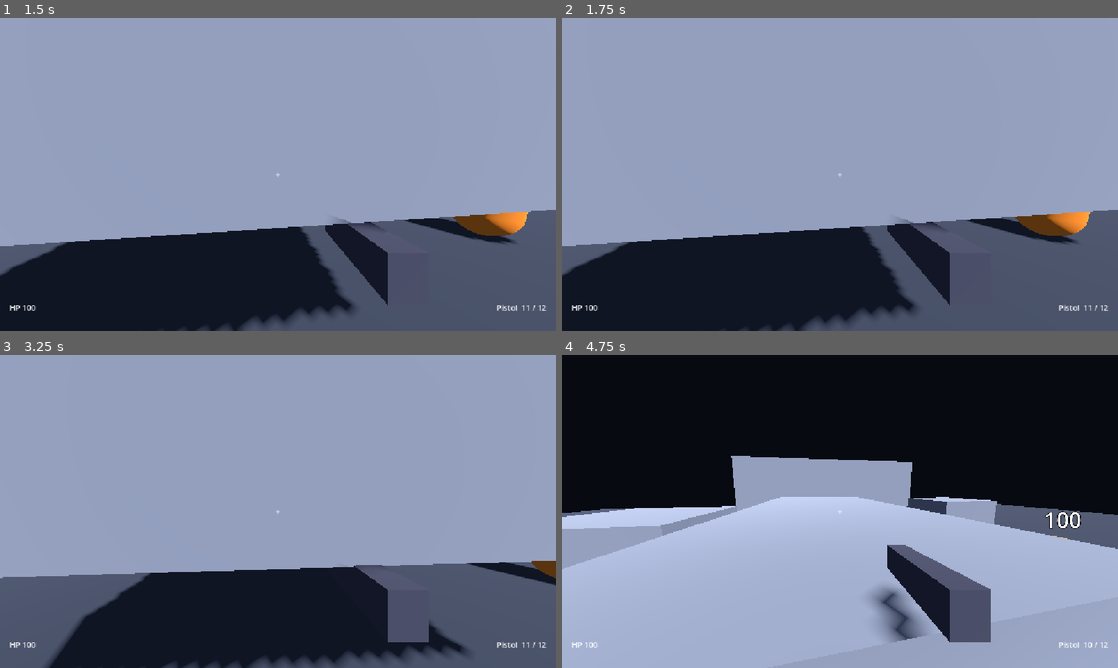
Above: before the commit, frames 1-4 (two rows, left to right).
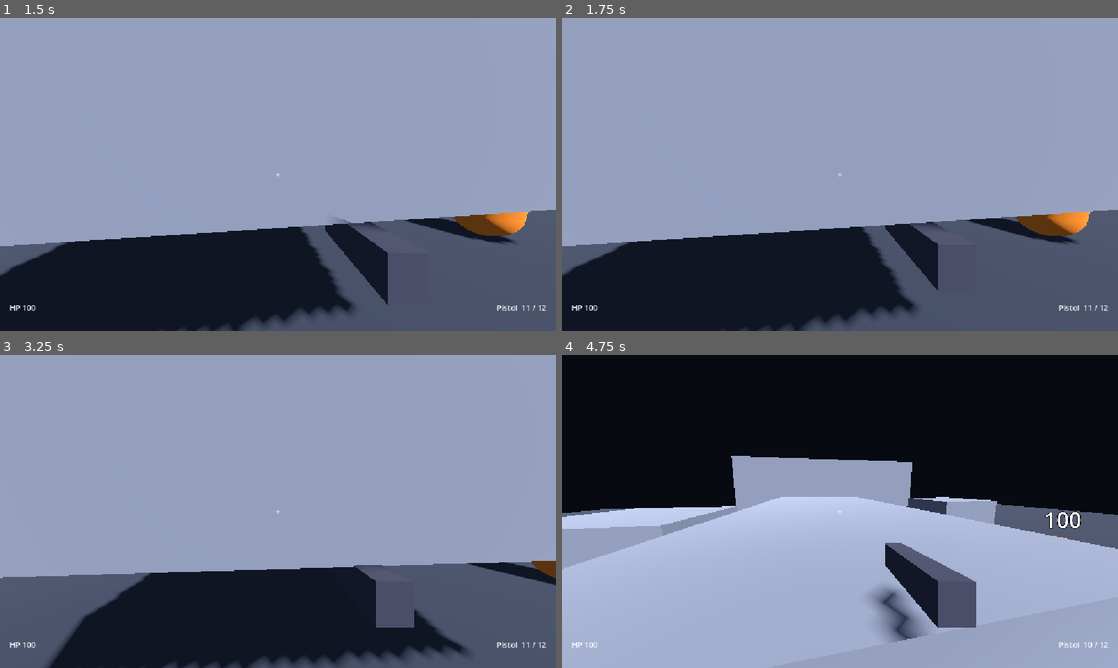
Above: after the commit, the same moments.

Repository: kyaminq-ui/Strata_FPS
Game: Godot game, scene res://game/main.tscn
Same seed, same stepped clock (60 frames per second), same inputs: the game is played once before the commit and once after it.
Inputs (mouse positions are in pixels of both pictures, inside the frame that each line leads up to):
- Up to frame 1 (1.5 s): click "Solo" at 0.5 s; tap Enter at 1.25 s; move the mouse to (305, 174) at 1.27 s; hold W (move_forward) from 1.28 s (still down); tap Shift (dash) at 1.35 s; click (305, 174) at 1.42 s
- Up to frame 2 (1.75 s): keep holding W (move_forward); tap Space (jump) at 1.52 s; tap V (melee, bound only after the commit) at 1.55 s
- Up to frame 3 (3.25 s): keep holding W (move_forward); tap Space (jump) at 1.82, 2.27, 2.57 s; move the mouse to (250, 511) at 2.02 s; tap V (melee, bound only after the commit) at 2.1, 3.05 s; tap Shift (dash) at 2.3, 2.85 s; move the mouse to (289, 505) at 2.77 s
- Up to frame 4 (4.75 s): keep holding W (move_forward); move the mouse to (834, 517) at 3.52 s; click (834, 517) at 3.6 s; tap Space (jump) at 3.77, 4.07, 4.52 s; tap Shift (dash) at 3.8 s; move the mouse to (878, 514) at 4.27 s; hold E (interact) from 4.28 s (still down); tap V (melee, bound only after the commit) at 4.55 s

Frame 1 is identical in both runs. In frame 2, 0.4% of the frame differs, in the area x 58-70%, y 64-92%; in frame 3, 0.7%; in frame 4, 1.1%, in the area x 58-78%, y 60-92%.

Commit message:
Melee: quick strike, dash-melee bonus, finisher, host-resolved
Co-Authored-By: Claude Sonnet 5 <noreply@anthropic.com>

Diff:
--- a/game/player/movement_config.gd
+++ b/game/player/movement_config.gd
@@ -19,6 +19,7 @@
 @export var dash_distance: float = 6.0
 @export var dash_duration: float = 0.18
 @export var dash_cooldown: float = 0.8
+@export var dash_melee_window: float = 0.5  # après le début du dash : mêlée renforcée
 
 @export_group("Couche E - Slide")
 @export var slide_min_entry_speed: float = 5.0
--- a/game/player/player.gd
+++ b/game/player/player.gd
@@ -19,6 +19,7 @@
 var net_pitch: float
 var net_sliding: bool
 var net_weapon := 0  # index dans WeaponController.loadout
+var net_dashing := false  # dash récent (fenêtre dash -> mêlée), lu par le host
 
 ## Lus par les états de mouvement (autorité seulement).
 var wish_dir := Vector3.ZERO
@@ -32,6 +33,7 @@
 
 @onready var crouch: PlayerCrouch = $Crouch
 @onready var weapon: WeaponController = $Weapon
+@onready var melee: MeleeController = $Melee
 @onready var health: HealthComponent = $Health
 @onready var life: PlayerLife = $Life
 @onready var reviver: PlayerReviver = $Reviver
@@ -172,6 +174,7 @@
 	net_yaw = rotation.y
 	net_pitch = _head.rotation.x
 	net_sliding = _state.name == &"Slide"
+	net_dashing = dash_cooldown_left > config.dash_cooldown - config.dash_melee_window
 
 
 func _process(delta: float) -> void:
--- a/game/player/player.tscn
+++ b/game/player/player.tscn
@@ -15,6 +15,8 @@
 [ext_resource type="Script" path="res://game/components/health_component.gd" id="13"]
 [ext_resource type="Resource" path="res://game/weapons/shotgun.tres" id="14"]
 [ext_resource type="Script" path="res://game/weapons/weapon_data.gd" id="15"]
+[ext_resource type="Script" path="res://game/weapons/melee_controller.gd" id="16"]
+[ext_resource type="Resource" path="res://game/weapons/default_melee.tres" id="17"]
 
 [sub_resource type="CapsuleShape3D" id="shape"]
 radius = 0.4
@@ -53,6 +55,9 @@
 properties/4/path = NodePath(".:net_weapon")
 properties/4/spawn = false
 properties/4/replication_mode = 1
+properties/5/path = NodePath(".:net_dashing")
+properties/5/spawn = false
+properties/5/replication_mode = 1
 
 [sub_resource type="SceneReplicationConfig" id="server_replication"]
 properties/0/path = NodePath("Health:health")
@@ -146,6 +151,10 @@
 script = ExtResource("8")
 loadout = Array[ExtResource("15")]([ExtResource("9"), ExtResource("14")])
 
+[node name="Melee" type="Node" parent="."]
+script = ExtResource("16")
+config = ExtResource("17")
+
 [node name="Health" type="Node" parent="."]
 script = ExtResource("13")
 
--- a/game/ui/player_hud.gd
+++ b/game/ui/player_hud.gd
@@ -20,6 +20,7 @@
 	weapon.weapon_changed.connect(func(w: WeaponData) -> void: _weapon_name = w.display_name)
 	_weapon_name = weapon.data.display_name
 	weapon.hit_confirmed.connect(_on_hit_confirmed)
+	player.melee.hit_confirmed.connect(_on_hit_confirmed)
 	_on_ammo_changed(weapon.ammo, weapon.data.magazine_size)
 
 
--- /dev/null
+++ b/game/weapons/default_melee.tres
@@ -0,0 +1,6 @@
+[gd_resource type="Resource" script_class="MeleeConfig" load_steps=2 format=3]
+
+[ext_resource type="Script" path="res://game/weapons/melee_config.gd" id="1"]
+
+[resource]
+script = ExtResource("1")
--- /dev/null
+++ b/game/weapons/melee_config.gd
@@ -0,0 +1,15 @@
+class_name MeleeConfig
+extends Resource
+## Métriques de la mêlée (GDD §4) : coup rapide, bonus après dash, finisseur simple.
+## Source unique : default_melee.tres.
+
+@export var damage: float = 40.0
+@export var range: float = 2.4
+@export_range(1.0, 90.0) var half_angle_degrees: float = 50.0
+@export var cooldown: float = 0.55
+@export var swing_time: float = 0.2
+@export_group("Dash -> mêlée")
+@export var dash_damage_multiplier: float = 1.5
+@export var dash_range_bonus: float = 1.0
+@export_group("Finisseur")
+@export_range(0.0, 1.0) var finisher_health_fraction: float = 0.3
--- /dev/null
+++ b/game/weapons/melee_controller.gd
@@ -0,0 +1,147 @@
+class_name MeleeController
+extends Node
+## Mêlée d'un joueur : coup rapide au contact, plus fort et de plus longue portée juste
+## après un dash, finisseur sur cible affaiblie. Même modèle que le tir : le propriétaire
+## lance le coup (animation immédiate) et prévient le HOST, qui résout la cible (cône +
+## ligne de vue), valide cadence/origine/tireur, applique les dégâts et confirme.
+
+signal hit_confirmed(killed: bool)
+signal swing_started  # coup joué sur ce joueur (soi ou un autre) : animation cosmétique
+
+const ENEMY_MASK := 4  # couche 3
+const WORLD_MASK := 1
+const HEAD_HEIGHT := 1.6
+const TARGET_HEIGHT := 0.9  # centre approximatif d'une cible (pieds + 0.9 m)
+const RANGE_SLACK := 0.5  # tient compte du rayon des cibles
+const SERVER_ORIGIN_TOLERANCE := 5.0
+const SERVER_RATE_TOLERANCE := 0.8
+const PUNCH_DISTANCE := 0.25
+
+@export var config: MeleeConfig
+
+var _cooldown_left := 0.0
+var _server_last_msec := -100000
+var _viewmodel_base := Vector3.ZERO
+var _gun_base := Vector3.ZERO
+var _tween: Tween
+
+@onready var _player: Player = get_parent()
+@onready var _weapon: WeaponController = $"../Weapon"
+@onready var _viewmodel: Node3D = _player.get_node("Head/Camera3D/Viewmodel")
+@onready var _gun_mesh: Node3D = _player.get_node("Head/GunMesh")
+
+
+func _ready() -> void:
+	_viewmodel_base = _viewmodel.position
+	_gun_base = _gun_mesh.position
+
+
+func _physics_process(delta: float) -> void:
+	if not _player.is_multiplayer_authority():
+		return
+	_cooldown_left = maxf(_cooldown_left - delta, 0.0)
+	if _player.can_act() and _cooldown_left <= 0.0 and Input.is_action_just_pressed("melee"):
+		_swing()
+
+
+func _swing() -> void:
+	_cooldown_left = config.cooldown
+	_weapon.block_for(config.swing_time)
+	_play_swing()
+	var camera := _player.camera
+	var origin := camera.global_position
+	var direction := -camera.global_basis.z
+	if multiplayer.is_server():
+		_server_melee(multiplayer.get_unique_id(), origin, direction)
+	else:
+		server_melee.rpc_id(1, origin, direction)
+
+
+@rpc("any_peer", "call_remote", "reliable")
+func server_melee(origin: Vector3, direction: Vector3) -> void:
+	if multiplayer.is_server():
+		_server_melee(multiplayer.get_remote_sender_id(), origin, direction)
+
+
+func _server_melee(shooter_id: int, origin: Vector3, direction: Vector3) -> void:
+	if shooter_id != _player.get_multiplayer_authority() or direction.is_zero_approx():
+		return
+	var now := Time.get_ticks_msec()
+	if now - _server_last_msec < config.cooldown * 1000.0 * SERVER_RATE_TOLERANCE:
+		return
+	if origin.distance_to(_player.net_position + Vector3.UP * HEAD_HEIGHT) > SERVER_ORIGIN_TOLERANCE:
+		return
+	_server_last_msec = now
+
+	var after_dash := _player.net_dashing
+	var reach := config.range + (config.dash_range_bonus if after_dash else 0.0)
+	var target := _find_target(origin, direction.normalized(), reach)
+	var health := target.get_node_or_null("Health") as HealthComponent if target else null
+	if health:
+		var damage := config.damage * (config.dash_damage_multiplier if after_dash else 1.0)
+		if health.health <= health.max_health * config.finisher_health_fraction:
+			damage = health.max_health  # finisseur
+		var killed := health.take_damage(damage, shooter_id)
+		if shooter_id == multiplayer.get_unique_id():
+			hit_confirmed.emit(killed)
+		else:
+			confirm_hit.rpc_id(shooter_id, killed)
+	if shooter_id != multiplayer.get_unique_id():
+		_play_swing()
+	if not multiplayer.get_peers().is_empty():
+		show_melee.rpc()
+
+
+## Cible ennemie la plus proche dans le cône devant `direction`, sans obstacle du monde entre les deux.
+func _find_target(origin: Vector3, direction: Vector3, reach: float) -> Node3D:
+	var space := _player.get_world_3d().direct_space_state
+	var sphere := SphereShape3D.new()
+	sphere.radius = reach * 0.5 + RANGE_SLACK
+	var query := PhysicsShapeQueryParameters3D.new()
+	query.shape = sphere
+	query.transform = Transform3D(Basis.IDENTITY, origin + direction * reach * 0.5)
+	query.collision_mask = ENEMY_MASK
+	var min_dot := cos(deg_to_rad(config.half_angle_degrees))
+	var best: Node3D = null
+	var best_distance := INF
+	for result in space.intersect_shape(query, 16):
+		var candidate := result.collider as Node3D
+		if candidate == null:
+			continue
+		var center := candidate.global_position + Vector3.UP * TARGET_HEIGHT
+		var to_target := center - origin
+		var distance := to_target.length()
+		if distance > reach + RANGE_SLACK or direction.dot(to_target / distance) < min_dot:
+			continue
+		if not space.intersect_ray(PhysicsRayQueryParameters3D.create(origin, center, WORLD_MASK)).is_empty():
+			continue  # mur entre nous
+		if distance < best_distance:
+			best = candidate
+			best_distance = distance
+	return best
+
+
+@rpc("any_peer", "call_remote", "reliable")
+func confirm_hit(killed: bool) -> void:
+	if multiplayer.get_remote_sender_id() == 1:
+		hit_confirmed.emit(killed)
+
+
+@rpc("any_peer", "call_remote", "unreliable")
+func show_melee() -> void:
+	if multiplayer.get_remote_sender_id() == 1 and not _player.is_multiplayer_authority():
+		_play_swing()
+
+
+## Coup cosmétique : le viewmodel (soi) ou le modèle d'arme (autres) part vers l'avant puis revient.
+func _play_swing() -> void:
+	swing_started.emit()
+	var mine := _player.is_multiplayer_authority()
+	var view := _viewmodel if mine else _gun_mesh
+	var base_z := (_viewmodel_base if mine else _gun_base).z
+	if _tween:
+		_tween.kill()
+	view.position.z = base_z
+	_tween = create_tween()
+	_tween.tween_property(view, "position:z", base_z - PUNCH_DISTANCE, config.swing_time * 0.4)
+	_tween.tween_property(view, "position:z", base_z, config.swing_time * 0.6)
--- a/game/weapons/weapon_controller.gd
+++ b/game/weapons/weapon_controller.gd
@@ -77,6 +77,11 @@
 			_fire()
 		else:
 			_start_reload()
+
+
+## Empêche de tirer pendant `seconds` (ex. coup de mêlée).
+func block_for(seconds: float) -> void:
+	_cooldown_left = maxf(_cooldown_left, seconds)
 
 
 func _handle_switch_input() -> void:
--- a/project.godot
+++ b/project.godot
@@ -94,6 +94,11 @@
 "events": [Object(InputEventMouseButton,"resource_local_to_scene":false,"resource_name":"","device":-1,"window_id":0,"a …(615 unchanged characters)…
 }
 
+melee={
+"deadzone": 0.2,
+"events": [Object(InputEventKey,"resource_local_to_scene":false,"resource_name":"","device":-1,"window_id":0,"alt_pressed":false,"shift_pressed":false,"ctrl_pressed":false,"meta_pressed":false,"pressed":false,"keycode":0,"physical_keycode":86,"key_label":0,"unicode":0,"location":0,"echo":false,"script":null)]
+}
+
 [physics]
 
 3d/physics_engine="Jolt Physics"
--- /dev/null
+++ b/tests/net_probe_melee.gd
@@ -0,0 +1,49 @@
+extends SceneTree
+## Sonde de test réseau (headless) : le client se place devant Dummy1 et frappe 3 fois
+## (mêlée). Affiche les hits confirmés, la santé vue et les coups du host vus chez lui.
+## Usage : godot --headless --path . -s tests/net_probe_melee.gd -- --join=127.0.0.1
+
+const SETTLE_SECONDS := 2.0
+const PUNCHES := 3
+const PUNCH_INTERVAL := 0.8
+const STAND_POSITION := Vector3(3.0, 0.1, -4.2)  # devant Dummy1 (3, 0, -6)
+
+var _elapsed := 0.0
+var _punches := 0
+var _hits := 0
+var _host_swings := 0
+var _bound := false
+var _main: Node
+
+
+func _initialize() -> void:
+	_main = load("res://game/main.tscn").instantiate()
+	root.add_child(_main)
+
+
+func _process(delta: float) -> bool:
+	_elapsed += delta
+	var players := _main.get_node_or_null("ArenaGraybox/Players")
+	if players == null or _elapsed < SETTLE_SECONDS:
+		return false
+	var me := players.get_node_or_null(str(root.multiplayer.get_unique_id())) as Player
+	var host_player := players.get_node_or_null("1") as Player
+	if me == null or host_player == null:
+		return false
+	if not _bound:
+		me.melee.hit_confirmed.connect(func(_killed: bool) -> void: _hits += 1)
+		host_player.melee.swing_started.connect(func() -> void: _host_swings += 1)
+		me.global_position = STAND_POSITION
+		me.rotation.y = 0.0
+		me.get_node("Head").rotation.x = atan2(-0.8, 1.8)
+		_bound = true
+	Input.action_release("melee")
+	var due := SETTLE_SECONDS + 0.5 + _punches * PUNCH_INTERVAL
+	if _punches < PUNCHES and _elapsed >= due:
+		Input.action_press("melee")
+		_punches += 1
+	elif _punches >= PUNCHES and _elapsed >= due + 2.0:
+		var health: HealthComponent = _main.get_node("ArenaGraybox/Dummies/Dummy1/Health")
+		print("[melee probe] coups=", _punches, " hits_confirmes=", _hits, " sante_vue=", health.health, " coups_du_host_vus=", _host_swings)
+		quit()
+	return false
Not shown: 1 places in game/player/player.tscn that only renumber resources
Not shown, added: game/weapons/melee_config.gd.uid
Not shown, added: game/weapons/melee_controller.gd.uid
Not shown, added: tests/net_probe_melee.gd.uid
Not shown, changed: docs/ARCHITECTURE.md
Not shown, changed: docs/MOVEMENT_METRICS.md
Not shown, changed: docs/NETWORK.md
Not shown, changed: docs/TASKS.md
